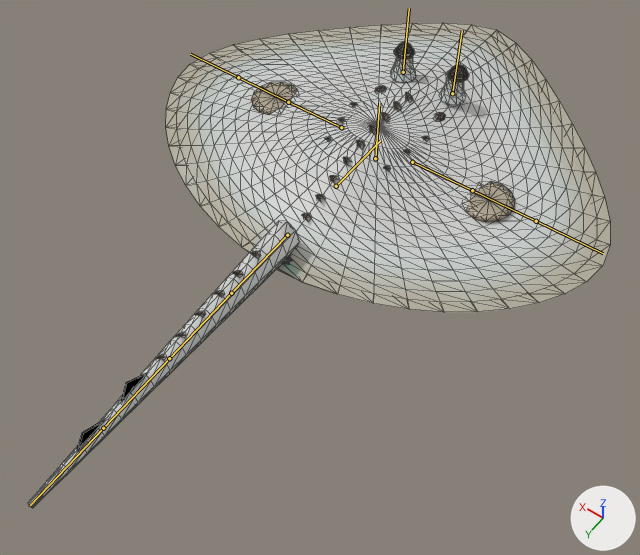
What one commit did to the glTF model assets/creatures/glass_skate/glass_skate.glb.
Camera for both pictures: a 50 mm camera at (-0.941, 1.594, 1.805) aimed at (-0.107, 0.426, -0.031). Lighting does not change. The marker at lower right points along +X, +Y and +Z. The first picture is the older version. Both versions are drawn at frame 32 of the action 'idle'; the numbers are the values there. The bones that bend it are drawn over the model as lines. Mesh edges are drawn as thin lines.

Names of what the first picture shows: 'glass_skate'.
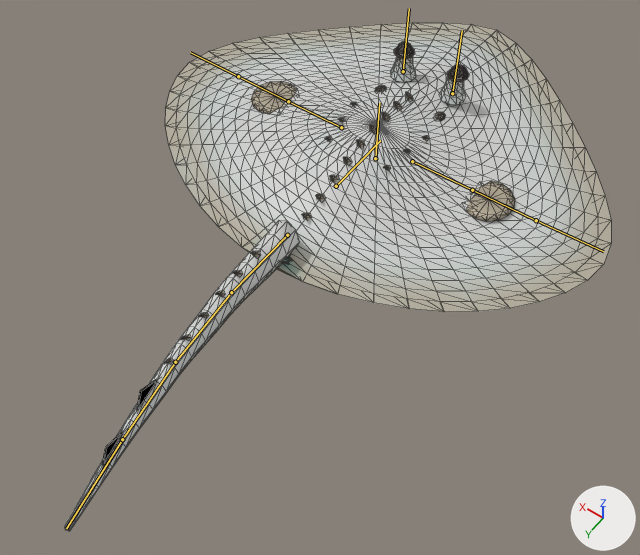
Pixel boxes [x1, y1, x2, y2] of what changed, in the pictures (640 x 555 px):
'glass_skate', posed (6% narrower): before [28, 23, 610, 508]; after [64, 23, 611, 531]
bone 'tail1', root to tip: before (231, 293) to (169, 358); after (231, 292) to (175, 362)
bone 'tail2', root to tip: before (169, 358) to (103, 428); after (175, 362) to (122, 439)
bone 'tail3', root to tip: before (103, 428) to (30, 505); after (122, 439) to (66, 528)

The change, as a list of edits to the scene's bpy script:
```text
Change bone_tail1:
    where bone_tail1 = bpy.data.objects['Armature'].pose.bones['tail1']  # child of 'tail0'
    bone_tail1.rotation_quaternion: (1.0, 0.0, 0.0, 0.0) -> (0.999, 0.0, -0.001, 0.041)  # degrees (0, 0, 0) -> degrees (0, 0, 5)
Change bone_tail2:
    where bone_tail2 = bpy.data.objects['Armature'].pose.bones['tail2']  # child of 'tail1'
    bone_tail2.rotation_quaternion: (1.0, 0.0, 0.0, 0.0) -> (0.999, 0.0, -0.001, 0.041)  # degrees (0, 0, 0) -> degrees (0, 0, 5)
Change bone_tail3:
    where bone_tail3 = bpy.data.objects['Armature'].pose.bones['tail3']  # child of 'tail2'
    bone_tail3.rotation_quaternion: (1.0, 0.0, 0.0, 0.0) -> (1.0, 0.0, 0.0, 0.022)  # degrees (0, 0, 0) -> degrees (0, 0, 2)
```
